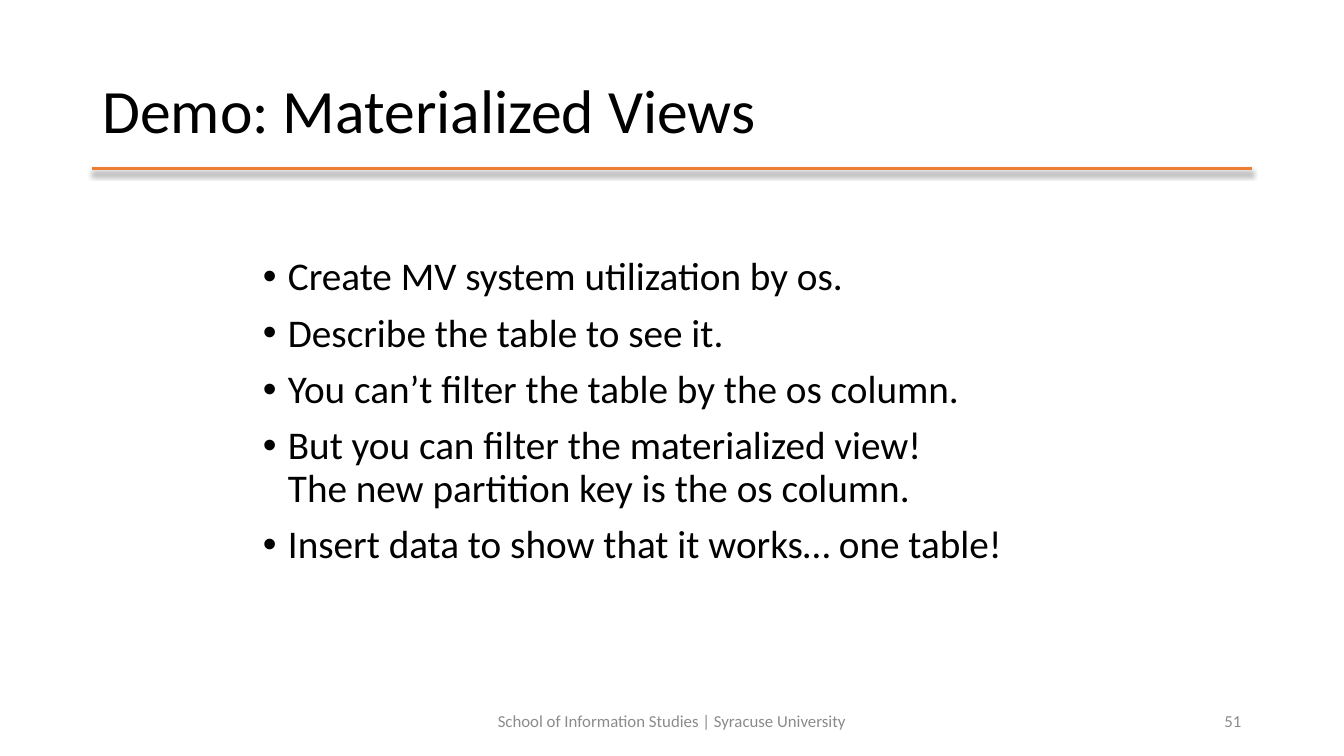
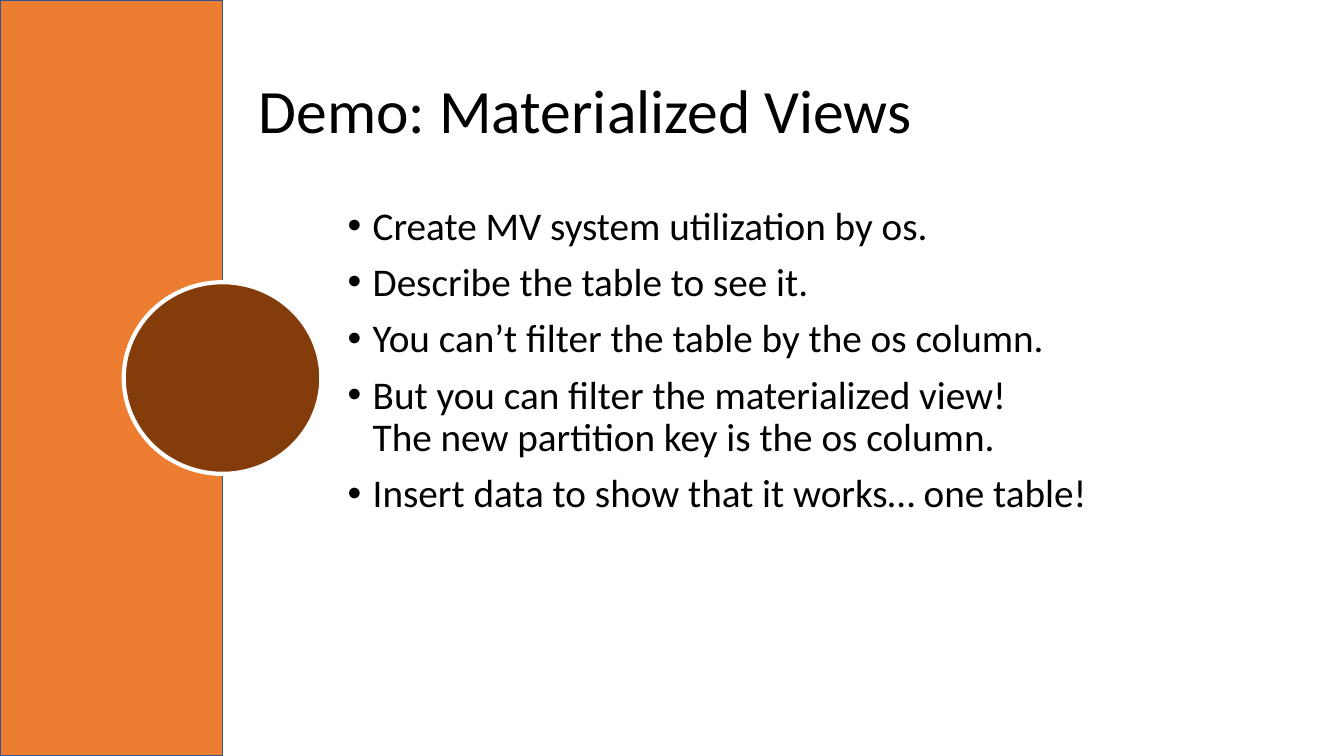
Before and after one commit to mafudge/ist769-old, a slide deck: slide 51 of content/G-Widecolumn/G-Widecolumn.pptx. Drawn at 1344x756 pixels with LibreOffice and Linux fonts; fonts in the diff are those of the drawing; background and template pictures are left out. Boxes give left, top, right and bottom in pixels: in the first picture for what was removed or moved away, otherwise in the second. Text is boxed around its words. In the diff, an @@ line names an element or a change of style, - is before the commit and + after.

```diff
--- a/content/G-Widecolumn/G-Widecolumn.pptx
+++ b/content/G-Widecolumn/G-Widecolumn.pptx
@@ rectangle added at (0, 0, 223, 756), fill #ED7D31, outline #325491 1 pt @@
@@ title "Demo: Materialized Views": place and size @@
-title "Demo: Materialized Views" at (102, 90, 755, 134)
+title "Demo: Materialized Views" at (259, 90, 912, 134)
@@ line removed from (93, 168) to (1252, 168) @@
@@ text "Create MV system utilization by ...": place and size @@
-text "Create MV system utilization by ..." at (288, 262, 1001, 559)
+text "Create MV system utilization by ..." at (373, 212, 1086, 508)
@@ ellipse added at (124, 282, 322, 474), fill #843C0B, outline #FFFFFF 3 pt @@
@@ text removed at (498, 715, 845, 730) @@
-School of Information Studies | Syracuse University
@@ page number removed at (1224, 716, 1241, 727) @@
-51
```
Also in this commit, not shown: 33 other slides changed, 12 slides added, 13 slides removed, 52 other files.
